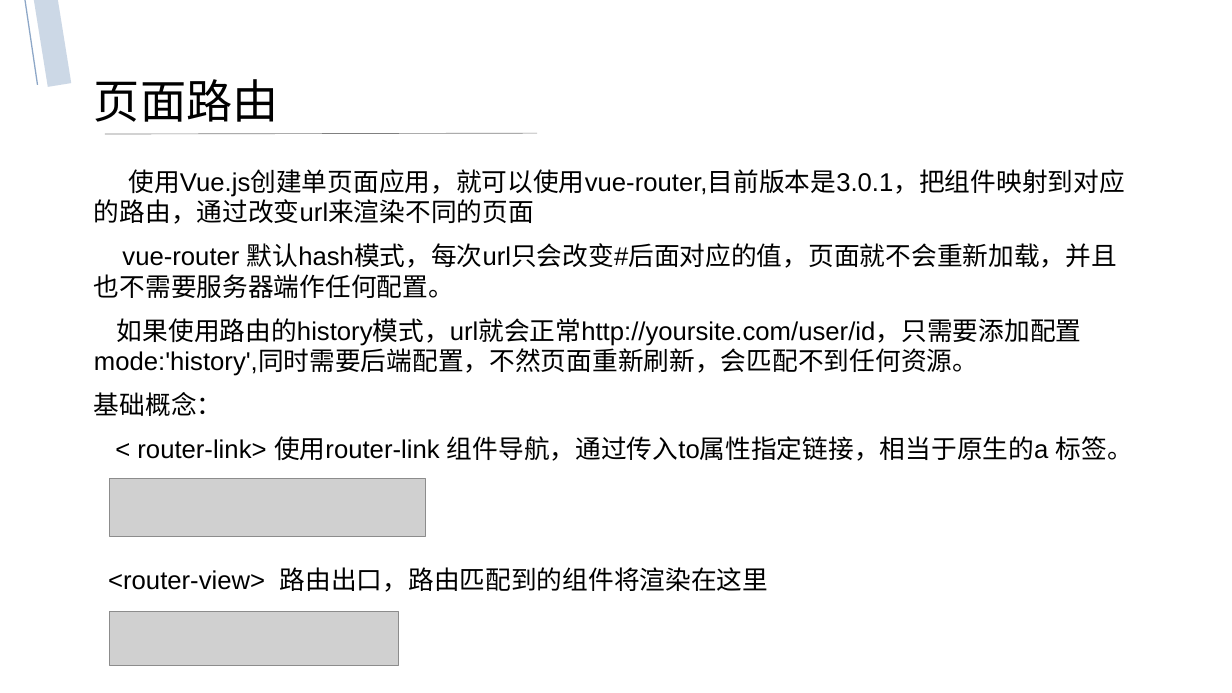
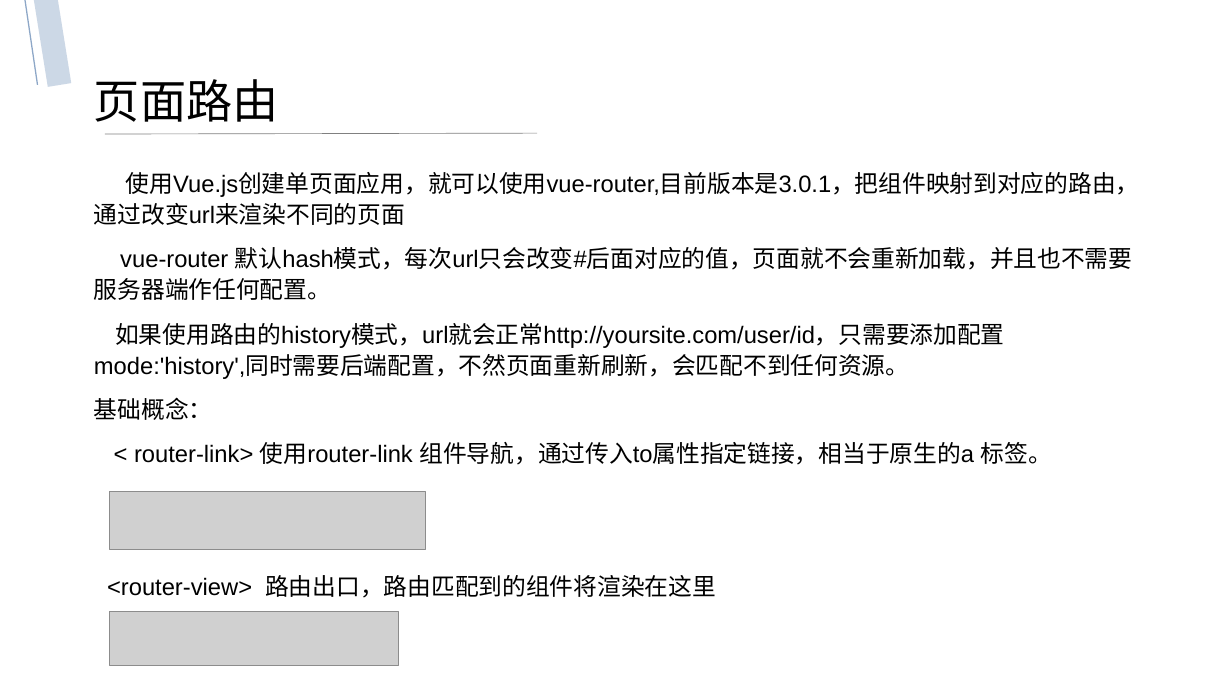
Before and after one commit to ZSI2017/Interchange, a slide deck: slide 20 of vue-简介.pptx. Drawn at 1232x693 pixels with LibreOffice and Linux fonts; fonts in the diff are those of the drawing; grey boxes stand for pictures. Boxes give left, top, right and bottom in pixels: in the first picture for what was removed or moved away, otherwise in the second. Text is boxed around its words. In the diff, an @@ line names an element or a change of style, - is before the commit and + after.

```diff
--- a/vue-简介.pptx
+++ b/vue-简介.pptx
@@ text "使用Vue.js创建单页面应用，就可以使用vue-router,目前版本是3.0.1，把组件映射到对应的路由，通过改变u ..." at (94, 172, 1140, 598): size 20 to 18.5 pt; line spacing 1 to 1.1 @@
@@ picture: place and size @@
-picture at (110, 479, 426, 536)
+picture at (110, 492, 426, 549)
```
Also in this commit, not shown: 11 other slides changed.
